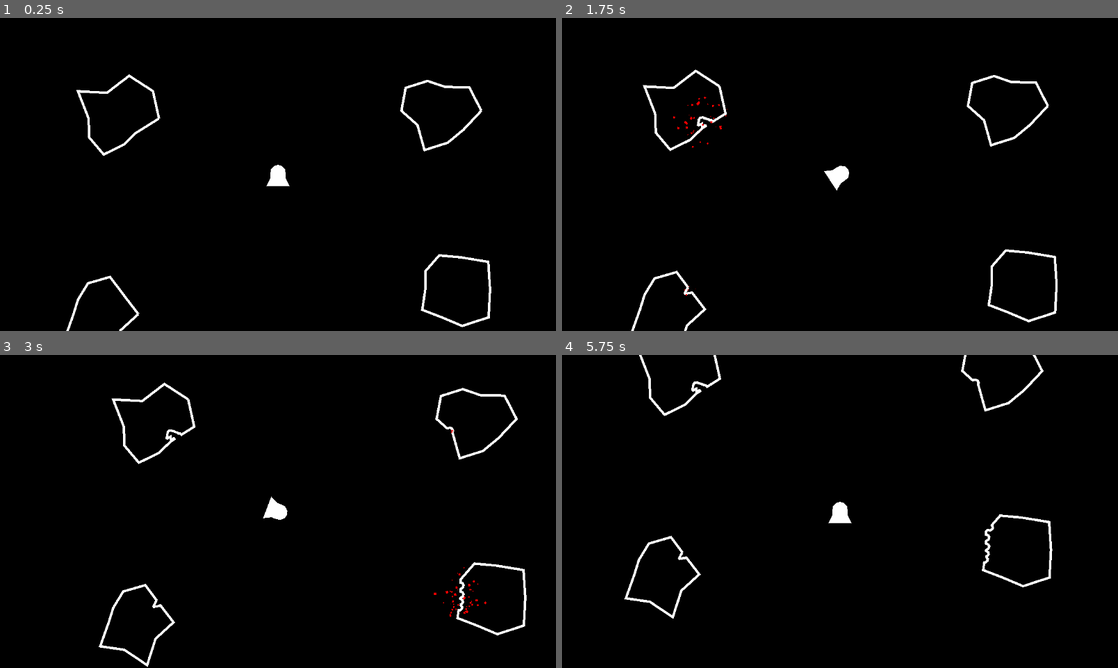
Above: before the commit, frames 1-4 (two rows, left to right).
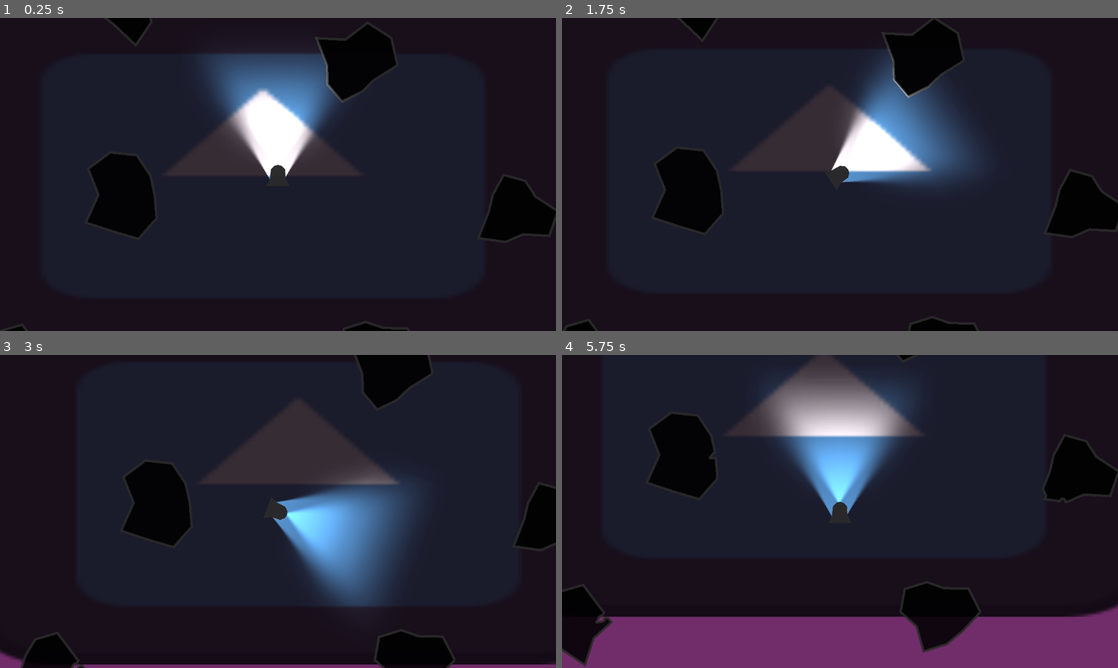
Above: after the commit, the same moments.

Repository: MarcosPRus/SpaceMiningTycoon
Game: Godot game, scene res://main.tscn
Two runs of this game, one before a commit and one after it. Both use one fixed random seed, a clock stepped at 60 frames per second and the inputs below. The engine's default icon, where the game draws it, is replaced by a stand-in: a white triangle on a blue panel in a dark square.
Inputs (mouse positions are in pixels of both pictures, inside the frame that each line leads up to):
- Up to frame 1 (0.25 s): no input
- Up to frame 2 (1.75 s): tap Enter (Enter) at 0.5, 1.35 s; move the mouse to (678, 118) at 0.52 s; press the mouse at (678, 118) at 0.53 s; hold E (turn_right) 0.53-1.28 s; move the mouse to (662, 315) at 1.27 s; release the mouse at (662, 315) at 1.28 s; hold S (move_backwards) from 1.28 s (still down); click (662, 315) at 1.55 s
- Up to frame 3 (3 s): move the mouse to (461, 614) at 2.02 s; release S (move_backwards) at 2.03 s; press the mouse at (461, 614) at 2.03 s; hold E (turn_right) 2.03-2.78 s; move the mouse to (467, 423) at 2.77 s; release the mouse at (467, 423) at 2.78 s; hold W (move_forward) from 2.78 s (still down); click (467, 423) at 2.85 s
- Up to frame 4 (5.75 s): move the mouse to (1006, 558) at 3.52 s; release W (move_forward) at 3.53 s; hold Enter (Enter) 3.53-4.28 s; hold Q (turn_left) 3.53-5.03 s; click (1006, 558) at 3.8 s; move the mouse to (673, 464) at 4.27 s; click (673, 464) at 4.35 s; move the mouse to (867, 511) at 5.02 s; press the mouse at (867, 511) at 5.03 s; hold S (move_backwards) from 5.03 s (still down)

The runs differ from the first frame. In frame 1, 93% of the frame differs, in the area x 0-100%, y 0-100%; in frame 2, 93%; in frame 3, 90%; in frame 4, 90%.

Commit message:
Lots of things updated

Diff:
--- a/Entities/Asteroids/asteroid.gd
+++ b/Entities/Asteroids/asteroid.gd
@@ -6,6 +6,7 @@
 
 @onready var visual_poly := $Polygon2D
 @onready var collision_poly := $CollisionPolygon2D
+@onready var occluder_poly : OccluderPolygon2D = $LightOccluder2D.occluder
 
 
 # Called when the node enters the scene tree for the first time.
@@ -22,6 +23,7 @@
 			var vertex = Vector2(length * cos(deg_to_rad(ang)), length * sin(deg_to_rad(ang)))
 			visual_poly.polygon[i] = vertex
 			collision_poly.polygon[i] = vertex
+			occluder_poly.polygon[i] = vertex
 
 			ang += 360/visual_poly.polygon.size()
 
@@ -57,6 +59,7 @@
 		new_asteroid_poly[1] = Transform2D(-self.rotation, Vector2.ZERO) * new_asteroid_poly[1]
 		asteroid_instance.get_node("Polygon2D").polygon = new_asteroid_poly[1]
 		asteroid_instance.get_node("CollisionPolygon2D").set_deferred("polygon", new_asteroid_poly[1])
+		asteroid_instance.get_node("LightOccluder2D").occluder.polygon = new_asteroid_poly[1]
 		asteroid_instance.global_position = self.global_position
 		asteroid_instance.rotation = self.rotation
 		asteroid_instance.original_asteroid_flag = false
@@ -68,6 +71,7 @@
 	new_asteroid_poly[0] = Transform2D(-self.rotation, Vector2.ZERO) * new_asteroid_poly[0]
 	visual_poly.polygon = new_asteroid_poly[0]
 	collision_poly.set_deferred("polygon", new_asteroid_poly[0])
+	occluder_poly.set_deferred("polygon", new_asteroid_poly[0])
 
 
 func calculate_polygon_area() -> void:
--- a/Entities/Asteroids/asteroid.tscn
+++ b/Entities/Asteroids/asteroid.tscn
@@ -1,6 +1,10 @@
-[gd_scene load_steps=2 format=3 uid="uid://draiodnsaq18t"]
+[gd_scene load_steps=3 format=3 uid="uid://draiodnsaq18t"]
 
 [ext_resource type="Script" path="res://Entities/Asteroids/asteroid.gd" id="1_auu2k"]
+
+[sub_resource type="OccluderPolygon2D" id="OccluderPolygon2D_nqjo3"]
+resource_local_to_scene = true
+polygon = PackedVector2Array(-128, 128, -256, 64, -192, -64, -256, -192, -64, -256, 64, -128, 256, -128, 192, 0, 128, 64, 64, 64)
 
 [node name="Asteroid" type="RigidBody2D"]
 input_pickable = true
@@ -21,4 +25,7 @@
 [node name="Line2D" type="Line2D" parent="Polygon2D"]
 width = 5.0
 
+[node name="LightOccluder2D" type="LightOccluder2D" parent="."]
+occluder = SubResource("OccluderPolygon2D_nqjo3")
+
 [connection signal="mouse_entered" from="." to="." method="_on_mouse_entered"]
--- /dev/null
+++ b/Entities/Laser/laser.gd
@@ -0,0 +1,25 @@
+extends Line2D
+
+func set_objective_point() -> void:
+	var local_mining_point = to_local(Global.mining_point)
+	var local_emitter_point = 32 * local_mining_point.normalized()
+
+	points[0] = local_emitter_point
+	points[1] = local_mining_point
+
+	$EmitterLight.position = local_emitter_point
+	$MiningLight.position = local_mining_point
+
+	$Emitterparticles.position = local_emitter_point
+	$MiningParticles.position = local_mining_point
+
+func stop_laser() -> void:
+	$Emitterparticles.emitting = false
+	$MiningParticles.emitting = false
+	self.hide()
+
+
+func start_laser() -> void:
+	$Emitterparticles.emitting = true
+	$MiningParticles.emitting = true
+	self.show()
--- /dev/null
+++ b/Entities/Laser/laser.tscn
@@ -0,0 +1,75 @@
+[gd_scene load_steps=7 format=3 uid="uid://dj1eyc2ce4se1"]
+
+[ext_resource type="Script" path="res://Entities/Laser/laser.gd" id="1_5wrcg"]
+[ext_resource type="Texture2D" uid="uid://cqnwngtbyq7ir" path="res://Entities/Player/2d_lights_and_shadows_neutral_point_light.webp" id="1_7akcb"]
+
+[sub_resource type="Shader" id="Shader_7cqhh"]
+code = "shader_type canvas_item;
+
+void fragment() {
+    vec4 color = texture(TEXTURE, UV);
+
+    // Set laser color to bright red
+    color.rgb = vec3(5.0, 0.0, 0.0);
+
+    // Add glow effect
+    float glow = smoothstep(0.4, 0.9, color.a);
+    COLOR = vec4(color.rgb * glow, color.a);
+}
+"
+
+[sub_resource type="ShaderMaterial" id="ShaderMaterial_u6kso"]
+shader = SubResource("Shader_7cqhh")
+
+[sub_resource type="ParticleProcessMaterial" id="ParticleProcessMaterial_ibytw"]
+particle_flag_disable_z = true
+angle_min = -90.0
+angle_max = 90.0
+spread = 180.0
+initial_velocity_min = 25.0
+initial_velocity_max = 75.0
+scale_max = 5.0
+color = Color(1, 0, 0, 1)
+
+[sub_resource type="ParticleProcessMaterial" id="ParticleProcessMaterial_ty8x6"]
+particle_flag_disable_z = true
+angle_min = -90.0
+angle_max = 90.0
+spread = 180.0
+initial_velocity_min = 50.0
+initial_velocity_max = 125.0
+scale_max = 2.0
+color = Color(1, 0, 0, 1)
+
+[node name="Laser" type="Line2D"]
+modulate = Color(5, 0, 0, 1)
+material = SubResource("ShaderMaterial_u6kso")
+points = PackedVector2Array(32, 0, 300, 0)
+width = 5.0
+default_color = Color(1, 0, 0, 1)
+script = ExtResource("1_5wrcg")
+
+[node name="MiningParticles" type="GPUParticles2D" parent="."]
+position = Vector2(300, 0)
+amount = 64
+process_material = SubResource("ParticleProcessMaterial_ibytw")
+
+[node name="Emitterparticles" type="GPUParticles2D" parent="."]
+position = Vector2(32, 0)
+amount = 16
+process_material = SubResource("ParticleProcessMaterial_ty8x6")
+lifetime = 0.25
+
+[node name="MiningLight" type="PointLight2D" parent="."]
+position = Vector2(300, 0)
+color = Color(1, 0, 0, 1)
+energy = 2.0
+texture = ExtResource("1_7akcb")
+texture_scale = 0.25
+
+[node name="EmitterLight" type="PointLight2D" parent="."]
+position = Vector2(32, 0)
+color = Color(1, 0, 0, 1)
+energy = 2.5
+texture = ExtResource("1_7akcb")
+texture_scale = 0.1
--- a/Entities/Player/player.gd
+++ b/Entities/Player/player.gd
@@ -4,15 +4,13 @@
 @export var torque_power : float = 100000
 
 @onready var raycast := $RayCast2D
-@onready var particles := $GPUParticles2D
-@onready var laser_line := $Line2D
+@onready var laser := $Laser
 
 var can_mine := true
 
 
 func _ready() -> void:
 	Global.player = self
-	laser_line.width = Global.mining_poly_radius
 
 
 func _physics_process(delta: float) -> void:
@@ -32,25 +30,20 @@
 	raycast.force_raycast_update()
 	if raycast.is_colliding():
 		Global.mining_point = raycast.get_collision_point()
-		particles.global_position = raycast.get_collision_point()
-		#print(raycast.get_collision_point())
-		#print(raycast.get_collider())
+
 		var body : RigidBody2D = raycast.get_collider()
 
 		if Input.is_action_pressed("left_click"):
-			particles.emitting = true
-			laser_line.points[1] = (raycast.get_collision_point() - global_position).rotated(-rotation)
-			laser_line.show()
+			laser.set_objective_point()
+			laser.start_laser()
 			if can_mine:
 				can_mine = false
 				body.mine()
 				$MiningCooldownTimer.start()
 		else:
-			particles.emitting = false
-			laser_line.hide()
+			laser.stop_laser()
 	else:
-		particles.emitting = false
-		laser_line.hide()
+		laser.stop_laser()
 #endregion
 
 
--- a/Entities/Player/player.tscn
+++ b/Entities/Player/player.tscn
@@ -1,20 +1,15 @@
-[gd_scene load_steps=4 format=3 uid="uid://kejbthfckq07"]
+[gd_scene load_steps=6 format=3 uid="uid://kejbthfckq07"]
 
 [ext_resource type="Script" path="res://Entities/Player/player.gd" id="1_i28pa"]
+[ext_resource type="Texture2D" uid="uid://dox8xjmovk5e8" path="res://Entities/Player/cone_light_rotated.jpg" id="2_ol4ds"]
+[ext_resource type="PackedScene" uid="uid://dj1eyc2ce4se1" path="res://Entities/Laser/laser.tscn" id="3_300b8"]
+
+[sub_resource type="OccluderPolygon2D" id="OccluderPolygon2D_u82r4"]
+polygon = PackedVector2Array(1, -10, 8, -18, 16, -20, 24, -18, 31, -10, 32, 8, 40, 24, -8, 24, 0, 8, 0, 0)
 
 [sub_resource type="CapsuleShape2D" id="CapsuleShape2D_blwff"]
 radius = 16.0
 height = 44.0
-
-[sub_resource type="ParticleProcessMaterial" id="ParticleProcessMaterial_6trk3"]
-particle_flag_disable_z = true
-angle_min = -90.0
-angle_max = 90.0
-spread = 180.0
-initial_velocity_min = 25.0
-initial_velocity_max = 75.0
-scale_max = 5.0
-color = Color(1, 0, 0, 1)
 
 [node name="Player" type="RigidBody2D"]
 z_index = 100
@@ -24,6 +19,10 @@
 angular_damp = 4.0
 script = ExtResource("1_i28pa")
 metadata/_edit_group_ = true
+
+[node name="LightOccluder2D" type="LightOccluder2D" parent="."]
+position = Vector2(-16, 0)
+occluder = SubResource("OccluderPolygon2D_u82r4")
 
 [node name="Polygon2D" type="Polygon2D" parent="."]
 polygon = PackedVector2Array(15, -10, 16, 0, 16, 8, 24, 24, -24, 24, -16, 8, -16, 0, -15, -10, -8, -18, 0, -20, 8, -18)
@@ -39,14 +38,25 @@
 [node name="MiningCooldownTimer" type="Timer" parent="."]
 wait_time = 0.2
 
-[node name="GPUParticles2D" type="GPUParticles2D" parent="."]
-amount = 64
-process_material = SubResource("ParticleProcessMaterial_6trk3")
+[node name="PointLight2D" type="PointLight2D" parent="."]
+position = Vector2(-15, -20)
+shadow_enabled = true
+shadow_color = Color(0, 0, 0, 1)
+shadow_filter = 1
+shadow_filter_smooth = 1.5
+texture = ExtResource("2_ol4ds")
+offset = Vector2(0, -128)
 
-[node name="Line2D" type="Line2D" parent="."]
-points = PackedVector2Array(0, 0, 0, -100)
-width = 4.0
-default_color = Color(1, 0, 0, 1)
+[node name="PointLight2D2" type="PointLight2D" parent="."]
+position = Vector2(15, -20)
+shadow_enabled = true
+shadow_color = Color(0, 0, 0, 1)
+shadow_filter = 1
+shadow_filter_smooth = 1.5
+texture = ExtResource("2_ol4ds")
+offset = Vector2(0, -128)
+
+[node name="Laser" parent="." instance=ExtResource("3_300b8")]
 
 [connection signal="body_entered" from="." to="." method="_on_body_entered"]
 [connection signal="timeout" from="MiningCooldownTimer" to="." method="_on_mining_cooldown_timer_timeout"]
--- a/main.tscn
+++ b/main.tscn
@@ -1,28 +1,52 @@
-[gd_scene load_steps=5 format=3 uid="uid://dl8qwvh0d76mh"]
+[gd_scene load_steps=6 format=3 uid="uid://dl8qwvh0d76mh"]
 
 [ext_resource type="Script" path="res://main.gd" id="1_grkkd"]
 [ext_resource type="PackedScene" uid="uid://draiodnsaq18t" path="res://Entities/Asteroids/asteroid.tscn" id="2_0uvr0"]
 [ext_resource type="PackedScene" uid="uid://cnf2wpnymnas" path="res://Entities/Mining Poly/mining_poly.tscn" id="2_e1wx0"]
 [ext_resource type="PackedScene" uid="uid://kejbthfckq07" path="res://Entities/Player/player.tscn" id="2_qyqwq"]
+[ext_resource type="Texture2D" uid="uid://dpygsgt8dl82f" path="res://icon.svg" id="6_og4np"]
 
 [node name="MiningTest1" type="Node2D"]
 script = ExtResource("1_grkkd")
 
+[node name="CanvasModulate" type="CanvasModulate" parent="."]
+color = Color(0.172833, 0.172833, 0.172833, 0.858824)
+
 [node name="MiningPoly" parent="." instance=ExtResource("2_e1wx0")]
 visible = false
 
-[node name="Asteroid" parent="." instance=ExtResource("2_0uvr0")]
-position = Vector2(-337, -116)
-
-[node name="Asteroid2" parent="." instance=ExtResource("2_0uvr0")]
-position = Vector2(-373, 289)
-
-[node name="Asteroid3" parent="." instance=ExtResource("2_0uvr0")]
-position = Vector2(357, 238)
-
-[node name="Asteroid4" parent="." instance=ExtResource("2_0uvr0")]
-position = Vector2(330, -132)
-
 [node name="Player" parent="." instance=ExtResource("2_qyqwq")]
+position = Vector2(22, -23)
 
 [node name="Camera2D" type="Camera2D" parent="Player"]
+
+[node name="Asteroids" type="Node" parent="."]
+
+[node name="Asteroid" parent="Asteroids" instance=ExtResource("2_0uvr0")]
+position = Vector2(179, -249)
+
+[node name="Asteroid2" parent="Asteroids" instance=ExtResource("2_0uvr0")]
+position = Vector2(-533, 365)
+
+[node name="Asteroid3" parent="Asteroids" instance=ExtResource("2_0uvr0")]
+position = Vector2(688, -373)
+
+[node name="Asteroid7" parent="Asteroids" instance=ExtResource("2_0uvr0")]
+position = Vector2(514, 53)
+
+[node name="Asteroid8" parent="Asteroids" instance=ExtResource("2_0uvr0")]
+position = Vector2(-863, 93)
+
+[node name="Asteroid5" parent="Asteroids" instance=ExtResource("2_0uvr0")]
+position = Vector2(-303, -384)
+
+[node name="Asteroid6" parent="Asteroids" instance=ExtResource("2_0uvr0")]
+position = Vector2(-297, 19)
+
+[node name="Asteroid4" parent="Asteroids" instance=ExtResource("2_0uvr0")]
+position = Vector2(224, 344)
+
+[node name="Background" type="Sprite2D" parent="."]
+position = Vector2(-9.00012, -32.0001)
+scale = Vector2(10.4688, 6.03125)
+texture = ExtResource("6_og4np")
--- a/project.godot
+++ b/project.godot
@@ -13,7 +13,6 @@
 config/name="SpaceMiningTycoon"
 run/main_scene="res://main.tscn"
 config/features=PackedStringArray("4.3", "GL Compatibility")
-boot_splash/bg_color=Color(0, 0.042991, 0.0162595, 1)
 config/icon="res://icon.svg"
 
 [autoload]
@@ -68,4 +67,5 @@
 
 renderer/rendering_method="gl_compatibility"
 renderer/rendering_method.mobile="gl_compatibility"
-environment/defaults/default_clear_color=Color(0, 0, 0, 1)
+environment/defaults/default_clear_color=Color(0.445446, 0.177728, 0.418857, 1)
+viewport/hdr_2d=true
Binary file added: Entities/Player/2d_lights_and_shadows_neutral_point_light.webp
Not shown, added: Entities/Player/2d_lights_and_shadows_neutral_point_light.webp.import
Binary file added: Entities/Player/cone_light.jpg
Not shown, added: Entities/Player/cone_light.jpg.import
Binary file added: Entities/Player/cone_light_rotated.jpg
Not shown, added: Entities/Player/cone_light_rotated.jpg.import
Binary file added: Entities/Player/light.png
Not shown, added: Entities/Player/light.png.import
